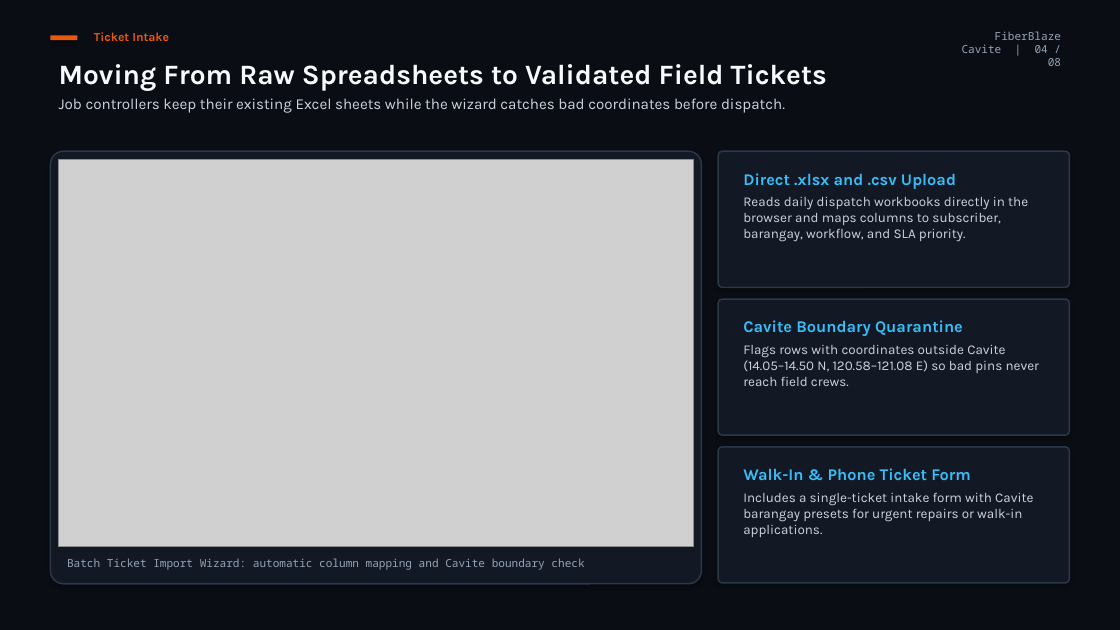
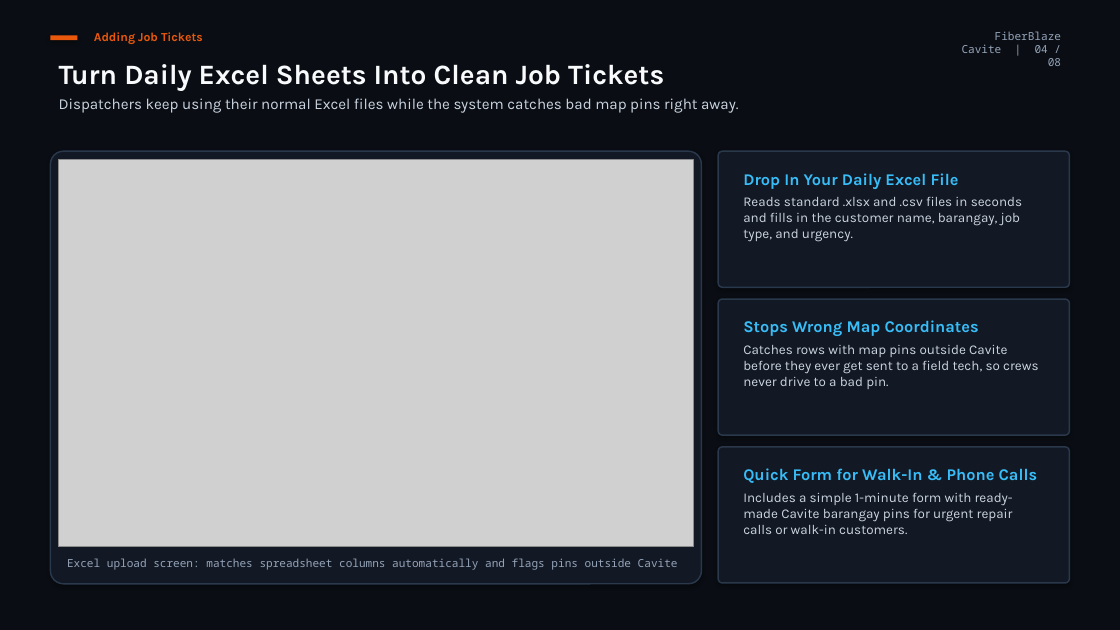
Before and after one commit to 4xachi/wfm, a slide deck: slide 4 of FiberBlaze_Cavite_WFM_Executive_Board_Presentation.pptx. Drawn at 1120x630 pixels with LibreOffice and Linux fonts; fonts in the diff are those of the drawing; grey boxes stand for pictures. Boxes give left, top, right and bottom in pixels: in the first picture for what was removed or moved away, otherwise in the second. Text is boxed around its words. In the diff, an @@ line names an element or a change of style, - is before the commit and + after.

```diff
--- a/FiberBlaze_Cavite_WFM_Executive_Board_Presentation.pptx
+++ b/FiberBlaze_Cavite_WFM_Executive_Board_Presentation.pptx
@@ text at bbox=[94, 32, 203, 44]: text changed @@
-Ticket Intake
+Adding Job Tickets
@@ text at bbox=[59, 64, 738, 113]: text changed @@
-Moving From Raw Spreadsheets to Validated Field Tickets
-Job controllers keep their existing Excel sheets while the wizard catches bad coordinates before dispatch.
+Turn Daily Excel Sheets Into Clean Job Tickets
+Dispatchers keep using their normal Excel files while the system catches bad map pins right away.
@@ text at bbox=[743, 173, 1022, 242]: text changed @@
-Direct .xlsx and .csv Upload
-Reads daily dispatch workbooks directly in the browser and maps columns to subscriber, barangay, workflow, and SLA priority.
+Drop In Your Daily Excel File
+Reads standard .xlsx and .csv files in seconds and fills in the customer name, barangay, job type, and urgency.
@@ text at bbox=[743, 320, 1038, 389]: text changed @@
-Cavite Boundary Quarantine
-Flags rows with coordinates outside Cavite (14.05–14.50 N, 120.58–121.08 E) so bad pins never reach field crews.
+Stops Wrong Map Coordinates
+Catches rows with map pins outside Cavite before they ever get sent to a field tech, so crews never drive to a bad pin.
@@ text at bbox=[743, 468, 1038, 534]: text changed @@
-Walk-In & Phone Ticket Form
-Includes a single-ticket intake form with Cavite barangay presets for urgent repairs or walk-in applications.
+Quick Form for Walk-In & Phone Calls
+Includes a simple 1-minute form with ready-made Cavite barangay pins for urgent repair calls or walk-in customers.
@@ text at bbox=[67, 558, 678, 570]: text changed @@
-Batch Ticket Import Wizard: automatic column mapping and Cavite boundary check
+Excel upload screen: matches spreadsheet columns automatically and flags pins outside Cavite
```
Also in this commit, not shown: 7 other slides changed, 1 other file.
